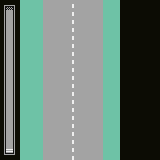
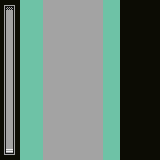
Layer changes from the first 160 x 160 image to the second:
hid "Layer 2 copy 2", painted on it over [72, 4, 74, 160]
